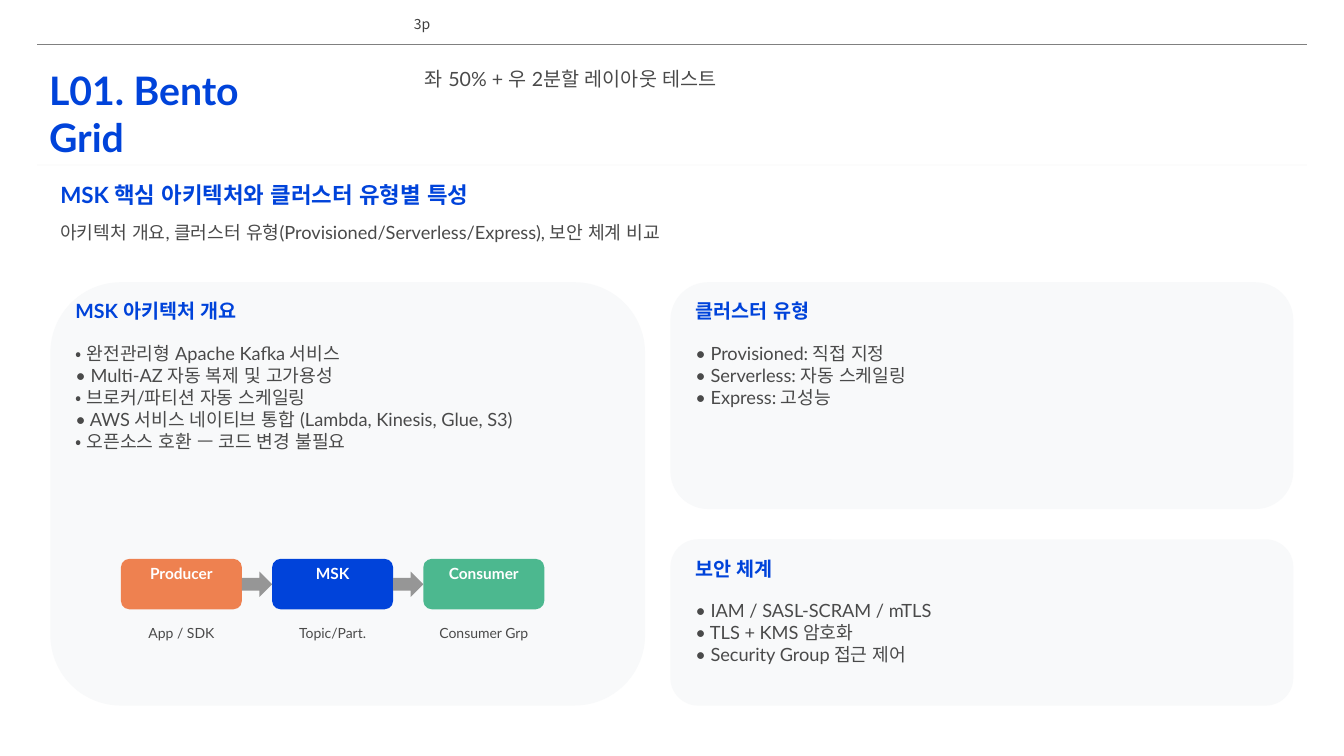
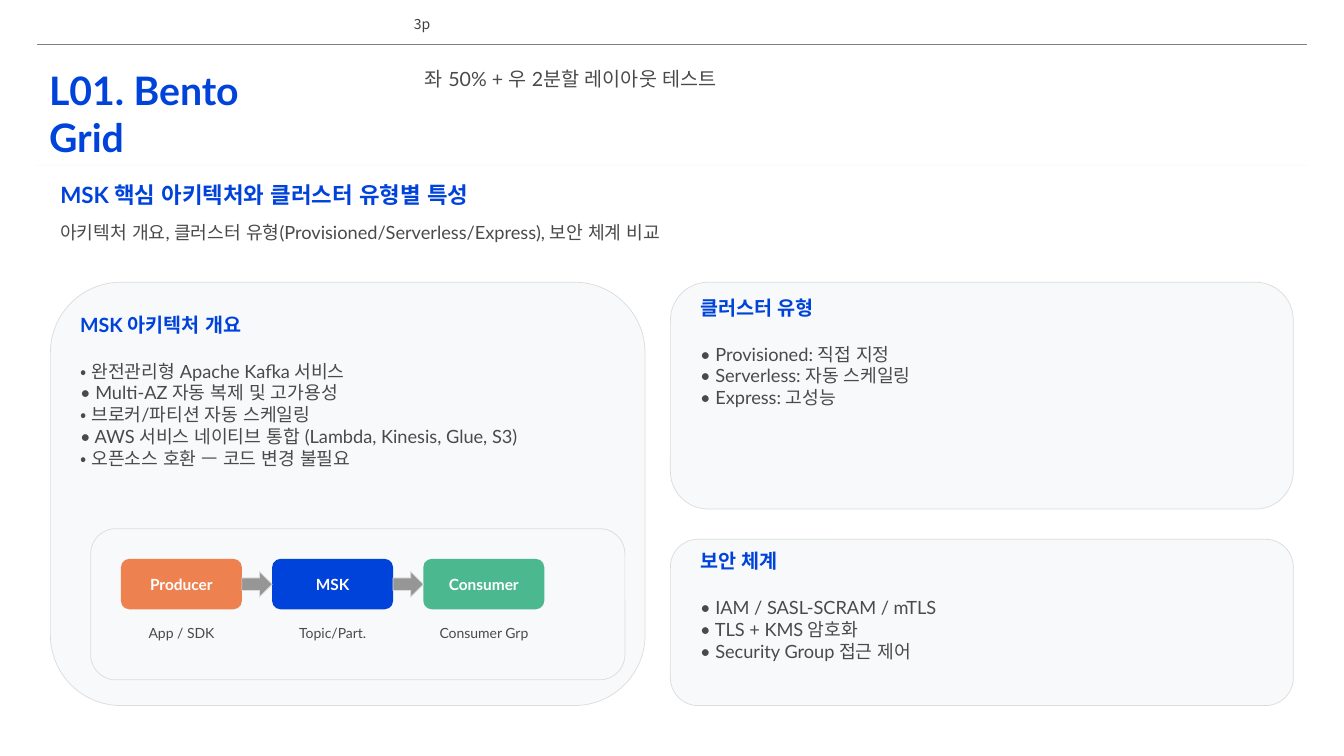
Before and after one commit to lhs6395-hslee/project-steer, a slide deck: slide 3 of results/pptx/AWS_MSK_Expert_Intro.pptx. Drawn at 1344x756 pixels with LibreOffice and Linux fonts; fonts in the diff are those of the drawing; background and template pictures are left out. Boxes give left, top, right and bottom in pixels: in the first picture for what was removed or moved away, otherwise in the second. Text is boxed around its words. In the diff, an @@ line names an element or a change of style, - is before the commit and + after.

```diff
--- a/results/pptx/AWS_MSK_Expert_Intro.pptx
+++ b/results/pptx/AWS_MSK_Expert_Intro.pptx
@@ text "클러스터 유형": place and size @@
-text "클러스터 유형" at (695,301,809,320)
+text "클러스터 유형" at (700,298,814,317)
@@ text "MSK 아키텍처 개요": place and size @@
-text "MSK 아키텍처 개요" at (75,301,237,320)
+text "MSK 아키텍처 개요" at (80,315,241,334)
@@ text "• 완전관리형 Apache Kafka 서비스": place and size @@
-text "• 완전관리형 Apache Kafka 서비스" at (87,345,512,450)
+text "• 완전관리형 Apache Kafka 서비스" at (91,363,517,467)
@@ text "• Provisioned: 직접 지정": place and size @@
-text "• Provisioned: 직접 지정" at (711,345,906,407)
+text "• Provisioned: 직접 지정" at (715,346,911,407)
@@ vertical alignment top to middle in 3 elements at (150,578,213,590), (316,578,350,590), (449,579,519,590) @@
@@ text "보안 체계": place and size @@
-text "보안 체계" at (695,559,773,578)
+text "보안 체계" at (700,551,778,570)
@@ outline none to #DCDCDC 0.5 pt in 5 elements at (50,282,645,706), (670,282,1294,509), (670,539,1294,706), (91,529,625,681), (393,572,423,597) @@
@@ text "• IAM / SASL-SCRAM / ...": place and size @@
-text "• IAM / SASL-SCRAM / ..." at (710,604,932,664)
+text "• IAM / SASL-SCRAM / ..." at (715,601,937,661)
```
Also in this commit, not shown: 4 other slides changed, 5 other files.
